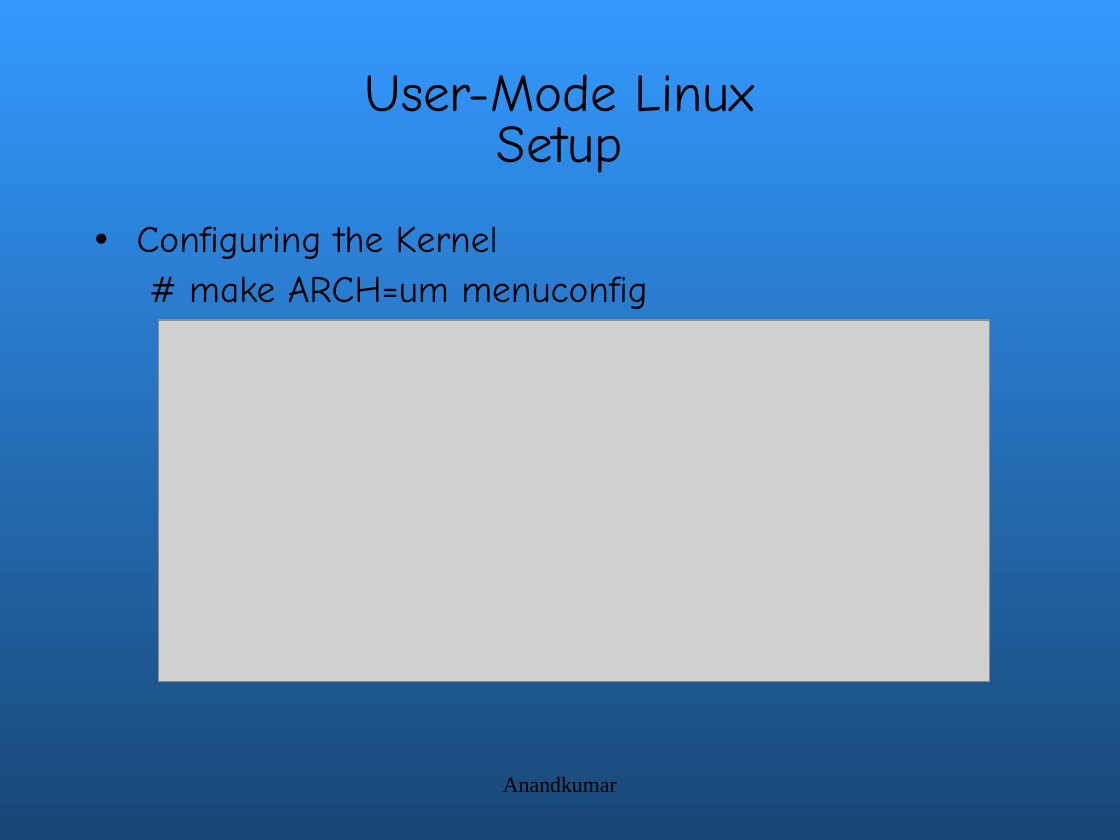
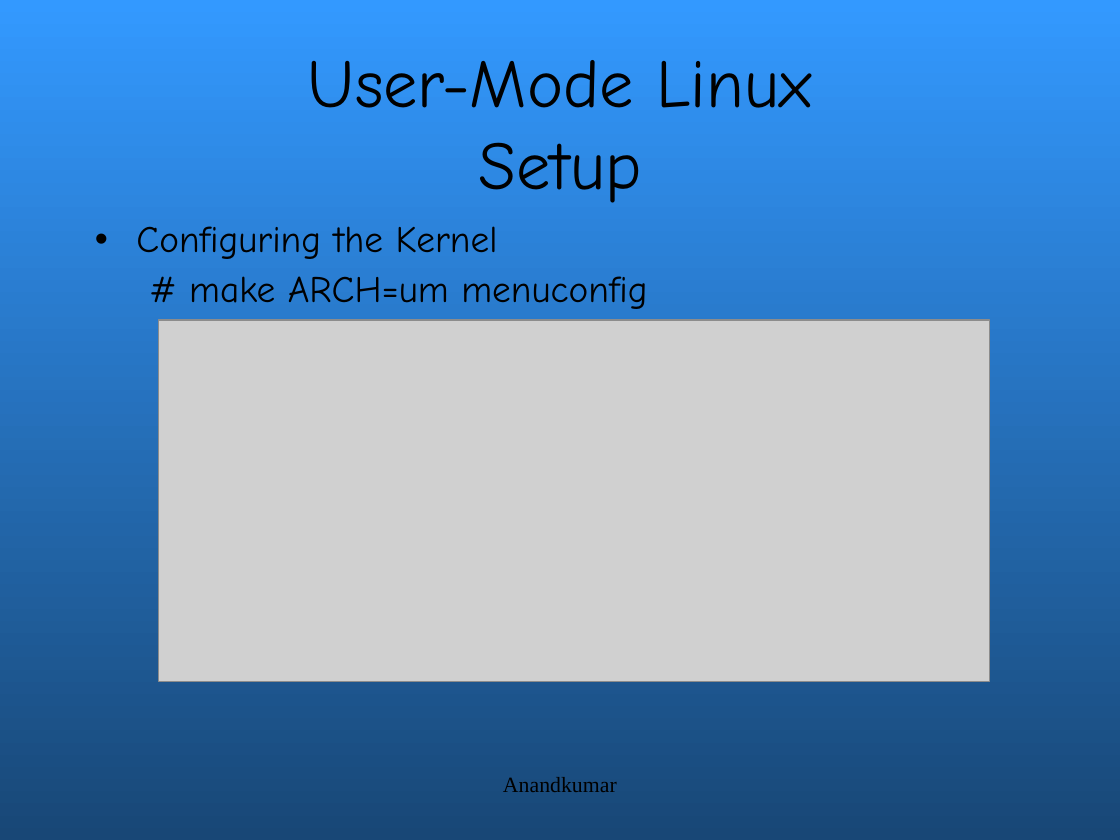
Before and after one commit to amitsagargowda/LinuxKernelDevelopment, a slide deck: slide 24 of Kernel_programming.ppt. Drawn at 1120x840 pixels with LibreOffice and Linux fonts; fonts in the diff are those of the drawing; grey boxes stand for pictures; background and template pictures are left out. Boxes give left, top, right and bottom in pixels: in the first picture for what was removed or moved away, otherwise in the second. Text is boxed around its words. In the diff, an @@ line names an element or a change of style, - is before the commit and + after.

```diff
--- a/Kernel_programming.ppt
+++ b/Kernel_programming.ppt
@@ text "User-Mode Linux Setup" at [308, 60, 812, 203]: size 34.1 to 44 pt; line spacing 0.8 to 1 @@
```
Also in this commit, not shown: 18 other slides changed, 1 other file.
